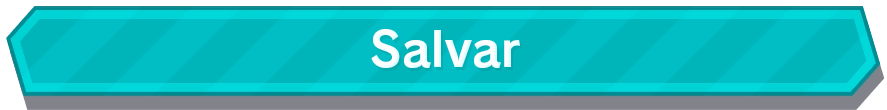
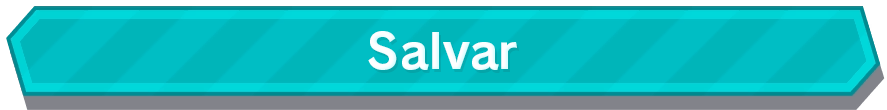
Layers edited between the first and the second 887px x 110px image:
added layer "Salvar V2 Centralizado" above "Salvar" over (x1=368, y1=31, x2=517, y2=70)
hid "Salvar" over (x1=371, y1=29, x2=520, y2=68)
